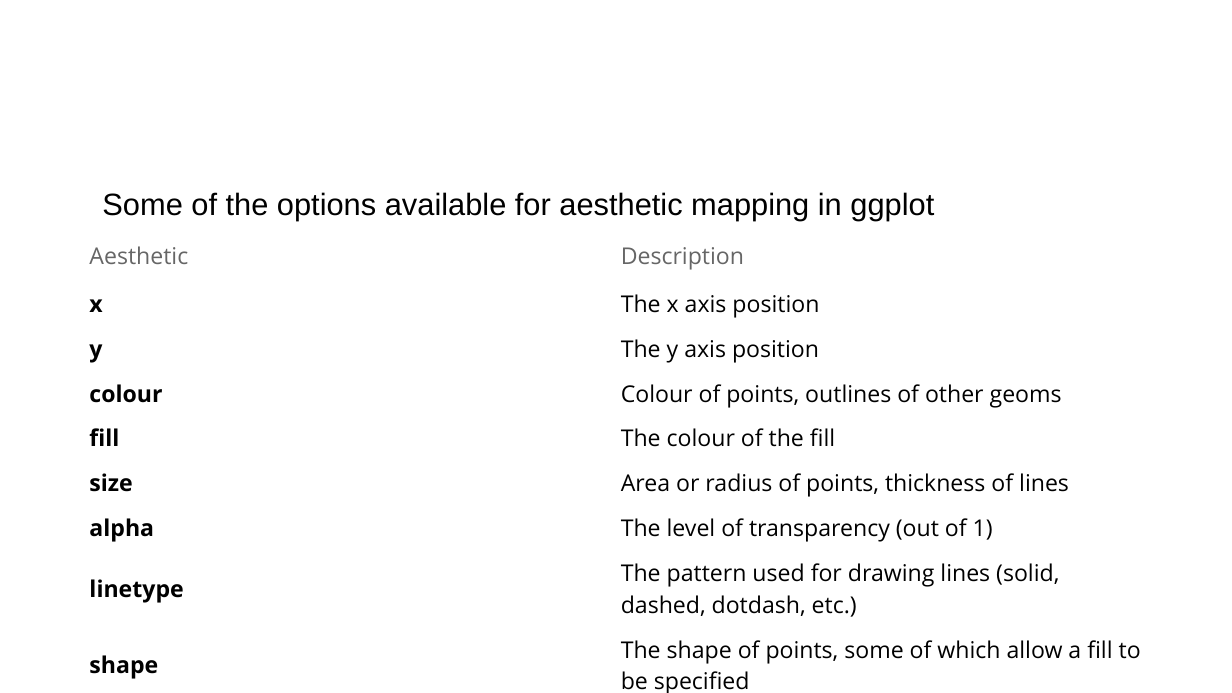
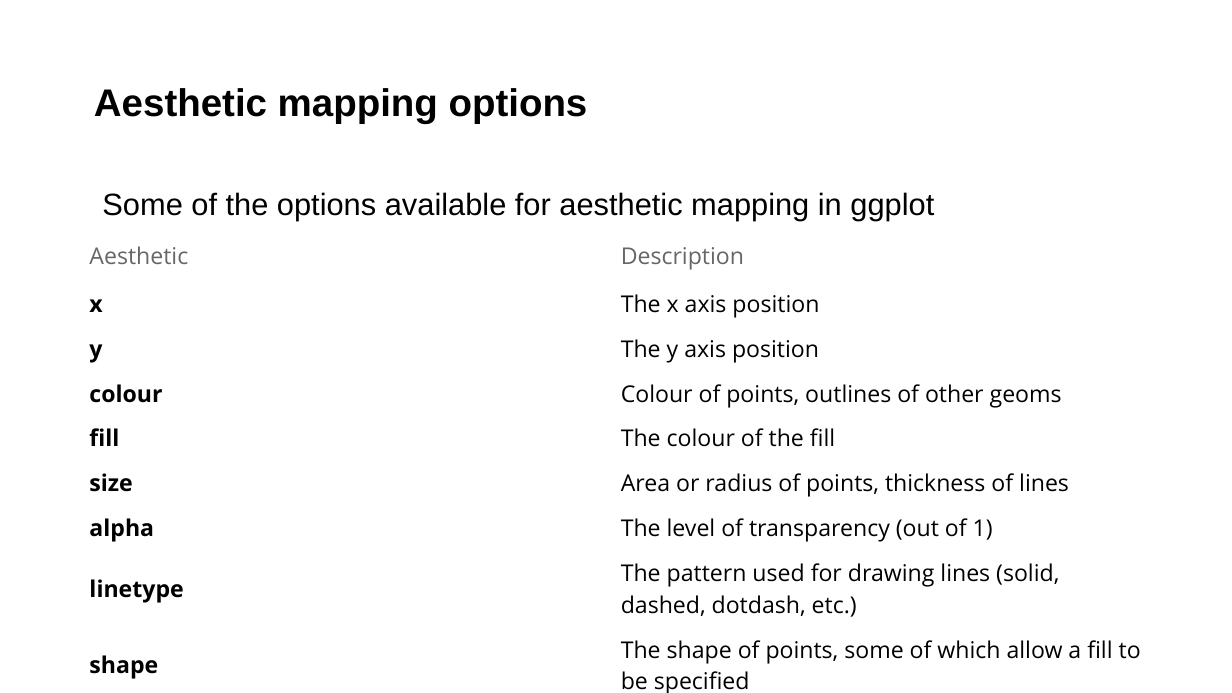
Before and after one commit to Public-Health-Scotland/ATI-ggplot-training, a slide deck: slide 12 of Introduction to ggplot.pptx. Drawn at 1232x693 pixels with LibreOffice and Linux fonts; fonts in the diff are those of the drawing; background and template pictures are left out. Boxes give left, top, right and bottom in pixels: in the first picture for what was removed or moved away, otherwise in the second. Text is boxed around its words. In the diff, an @@ line names an element or a change of style, - is before the commit and + after.

Commit message:
edit powerpoint to add resource links and correct a few missing titles, typos

```diff
--- a/Introduction to ggplot.pptx
+++ b/Introduction to ggplot.pptx
@@ title added at [94, 88, 588, 123], 30 pt, text #000000, bold @@
+Aesthetic mapping options
```
Also in this commit, not shown: 2 other slides changed, 1 slide added.
